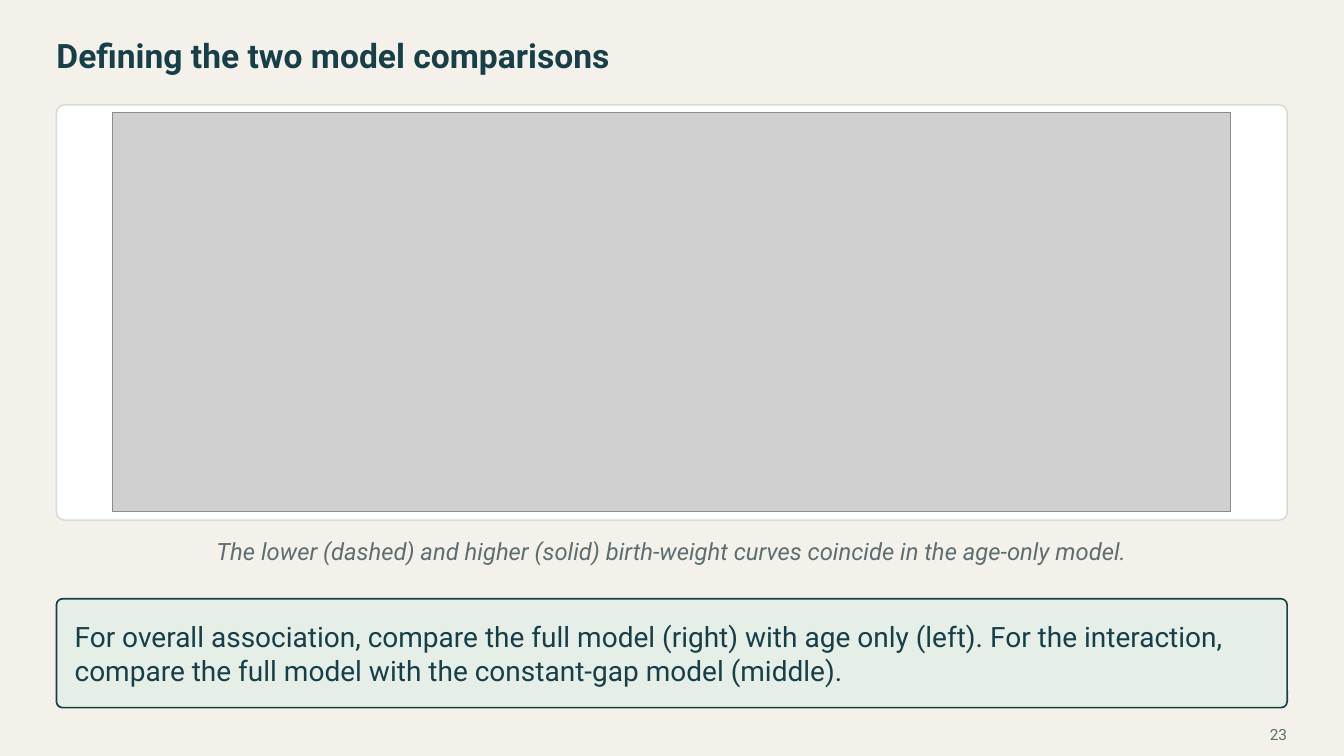
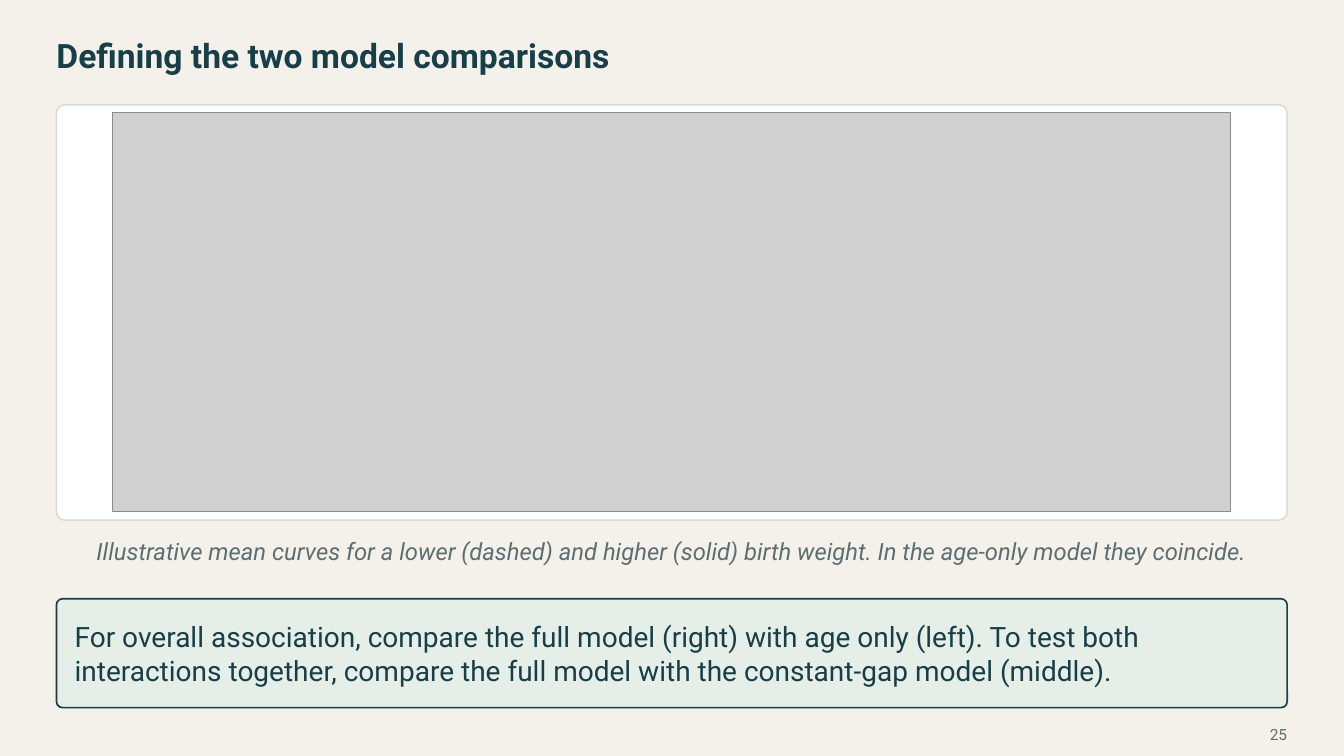
Before and after one commit to Postmus/BeyondMLR, a slide deck: slide 25 of lectures_2627/week4/Beyond_MLR_Week_4.pptx (slide 23 before the commit). Drawn at 1344x756 pixels with LibreOffice and Linux fonts; fonts in the diff are those of the drawing; grey boxes stand for pictures. Boxes give left, top, right and bottom in pixels: in the first picture for what was removed or moved away, otherwise in the second. Text is boxed around its words. In the diff, an @@ line names an element or a change of style, - is before the commit and + after.

Commit message:
Revise the Week 4 longitudinal modeling lecture and chick growth labs

```diff
--- a/lectures_2627/week4/Beyond_MLR_Week_4.pptx
+++ b/lectures_2627/week4/Beyond_MLR_Week_4.pptx
@@ text at (96, 541, 1246, 565): text changed @@
-The lower (dashed) and higher (solid) birth-weight curves coincide in the age-only model.
+Illustrative mean curves for a lower (dashed) and higher (solid) birth weight. In the age-only model they coincide.
@@ text at (75, 624, 1138, 687): text changed @@
-For overall association, compare the full model (right) with age only (left). For the interaction, compare the full model with the constant-gap model (middle).
+For overall association, compare the full model (right) with age only (left). To test both interactions together, compare the full model with the constant-gap model (middle).
@@ page number at (1270, 729, 1287, 740): text changed @@
-23
+25
```
Also in this commit, not shown: 17 other slides changed, 11 slides added, 8 slides removed, 20 other files.
